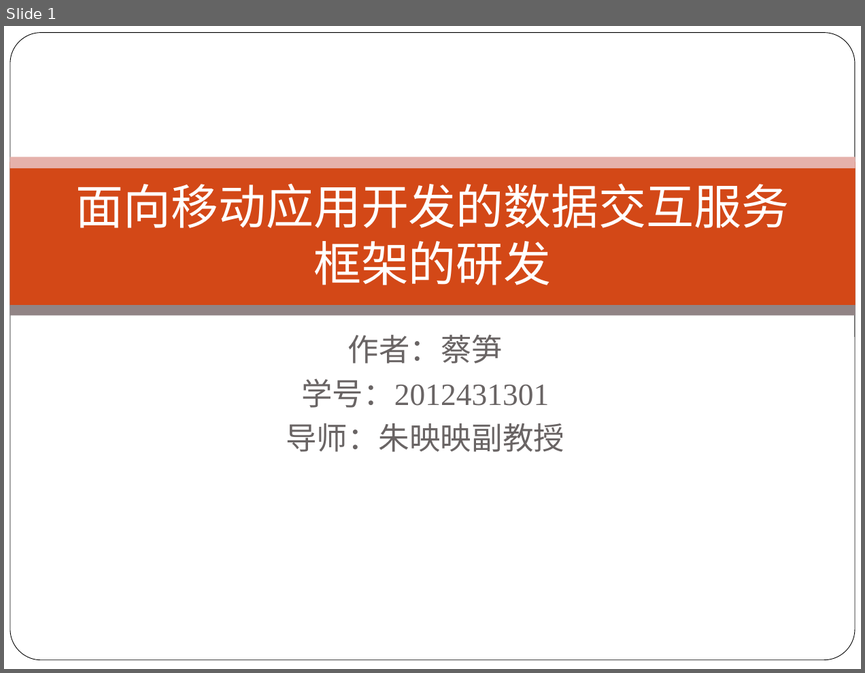
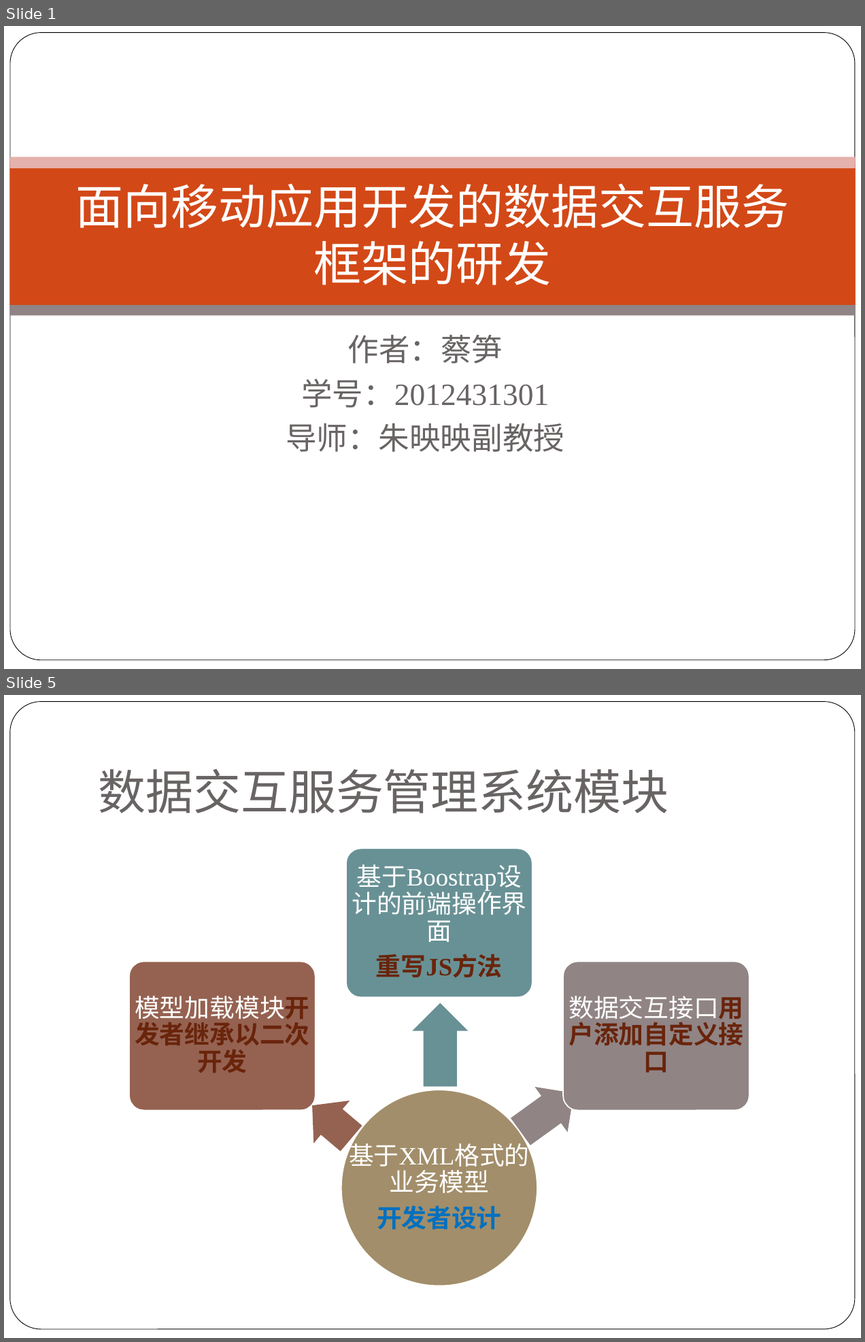
Before and after one commit to alucard263096/MyPaper, a slide deck: 论文PPT.pptx. Shown one above the other, each under a label of ours: slide 1 before the commit, slides 1 and 5 after it; the slides between them are not shown. The pictures are 865x673 and 865x1342 pixels, drawn with LibreOffice and Linux fonts; fonts in the diff are those of the drawing; background and template pictures are left out. Boxes give left, top, right and bottom in pixels: in the first picture for what was removed or moved away, otherwise in the second. Text is boxed around its words. In the diff, an @@ line names an element or a change of style, - is before the commit and + after.

```diff
--- a/论文PPT.pptx
+++ b/论文PPT.pptx
@@ slide 5 added at <box>4,695,861,1338</box>, background #FFFFFF; not listed: 1 template element that a slide beside it also shows @@
@@ title added at <box>98,769,668,813</box>, 40 pt, text #696464 @@
+数据交互服务管理系统模块
@@ group added at <box>129,849,749,1286</box>: 4 texts, 3 left arrows, 3 rounded rectangles, 1 ellipse @@
+基于XML格式的业务模型
+开发者设计
+模型加载模块开发者继承以二次开发
+基于Boostrap设计的前端操作界面
+重写JS方法
+数据交互接口用户添加自定义接口
```
Also in this commit, not shown: 9 slides changed, 1 other slide added, 5 slides removed, 1 other file.
